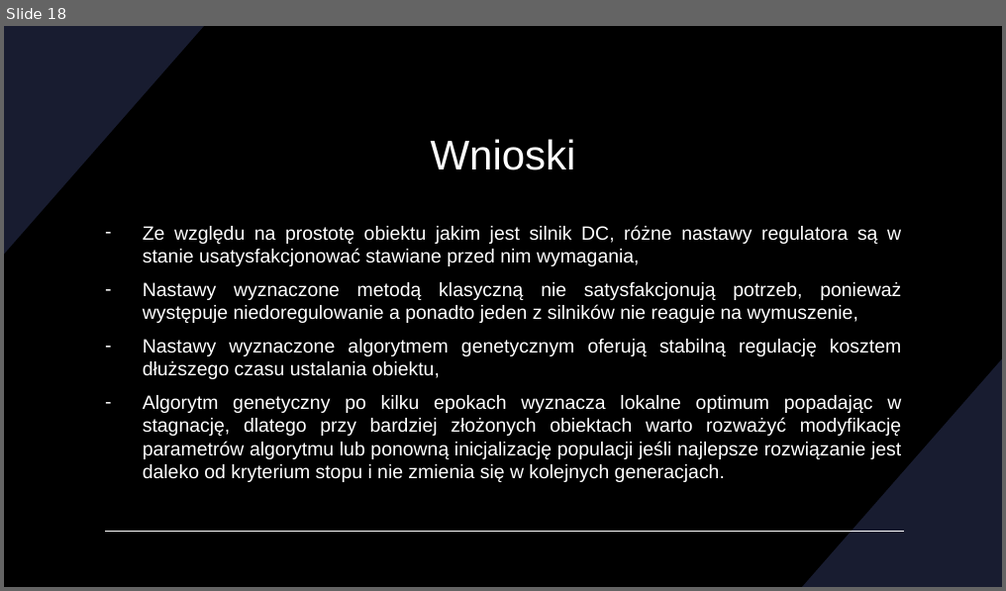
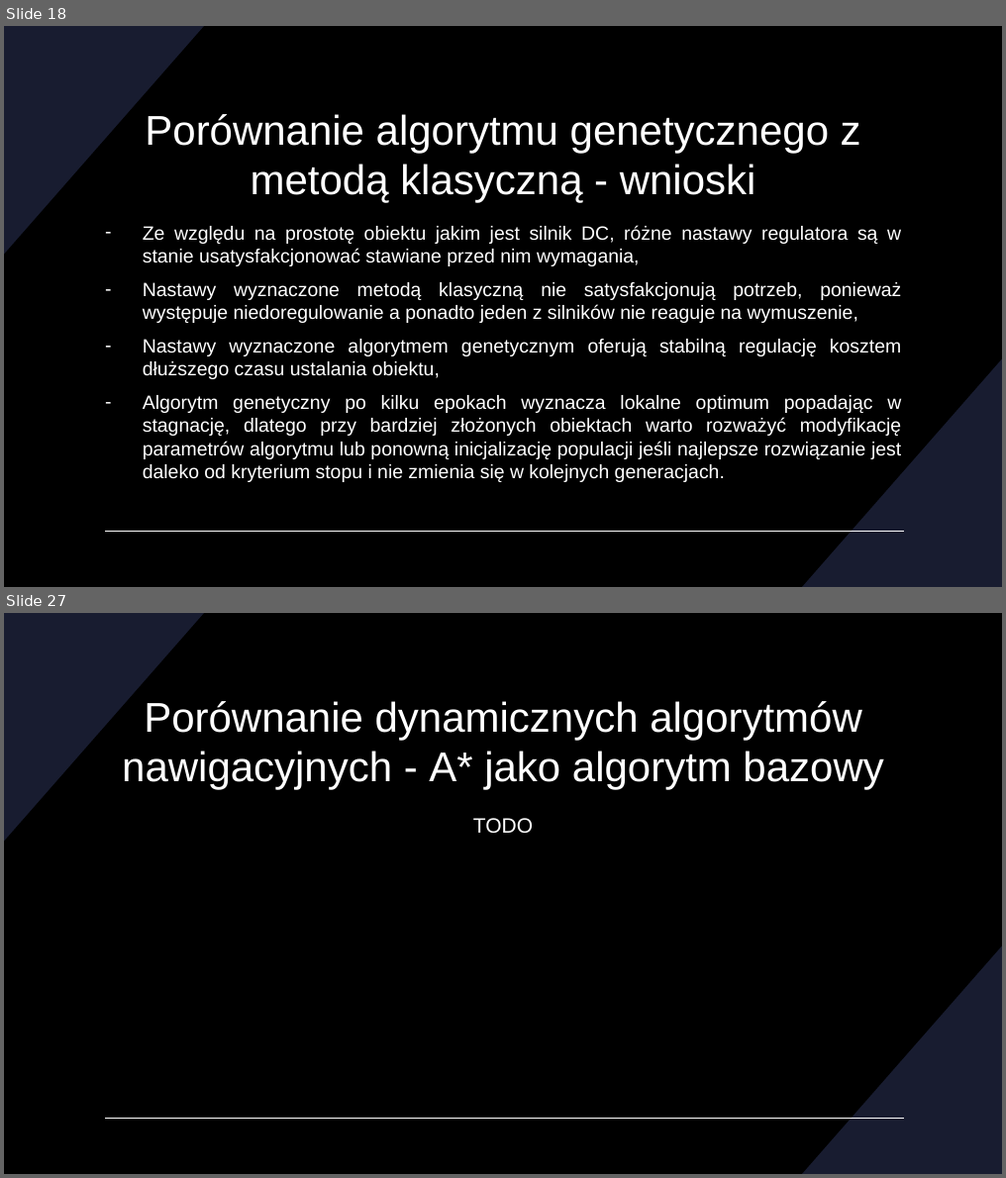
Before and after one commit to DevxMike/master_degree, a slide deck: ppt/Magisterka.pptx. Shown one above the other, each under a label of ours: slide 18 before the commit, slides 18 and 27 after it; the slides between them are not shown. The pictures are 1006x591 and 1006x1178 pixels, drawn with LibreOffice and Linux fonts; fonts in the diff are those of the drawing. Boxes give left, top, right and bottom in pixels: in the first picture for what was removed or moved away, otherwise in the second. Text is boxed around its words. In the diff, an @@ line names an element or a change of style, - is before the commit and + after.

```diff
--- a/ppt/Magisterka.pptx
+++ b/ppt/Magisterka.pptx
@@ slide 27 added at (x1=4, y1=613, x2=1002, y2=1174), background #000000; not listed: 3 template elements that a slide beside it also shows @@
@@ title added at (x1=122, y1=701, x2=883, y2=789), 40 pt, text #FFFFFF @@
+Porównanie dynamicznych algorytmów nawigacyjnych - A* jako algorytm bazowy
@@ text added at (x1=473, y1=818, x2=533, y2=834), 20 pt, text #FFFFFF @@
+TODO
@@ slide 18 changed as well @@
@@ title at (x1=145, y1=114, x2=861, y2=202): text changed @@
-Wnioski
+Porównanie algorytmu genetycznego z metodą klasyczną - wnioski
```
Also in this commit, not shown: 6 other slides changed, 10 other slides added, 3 other files.
